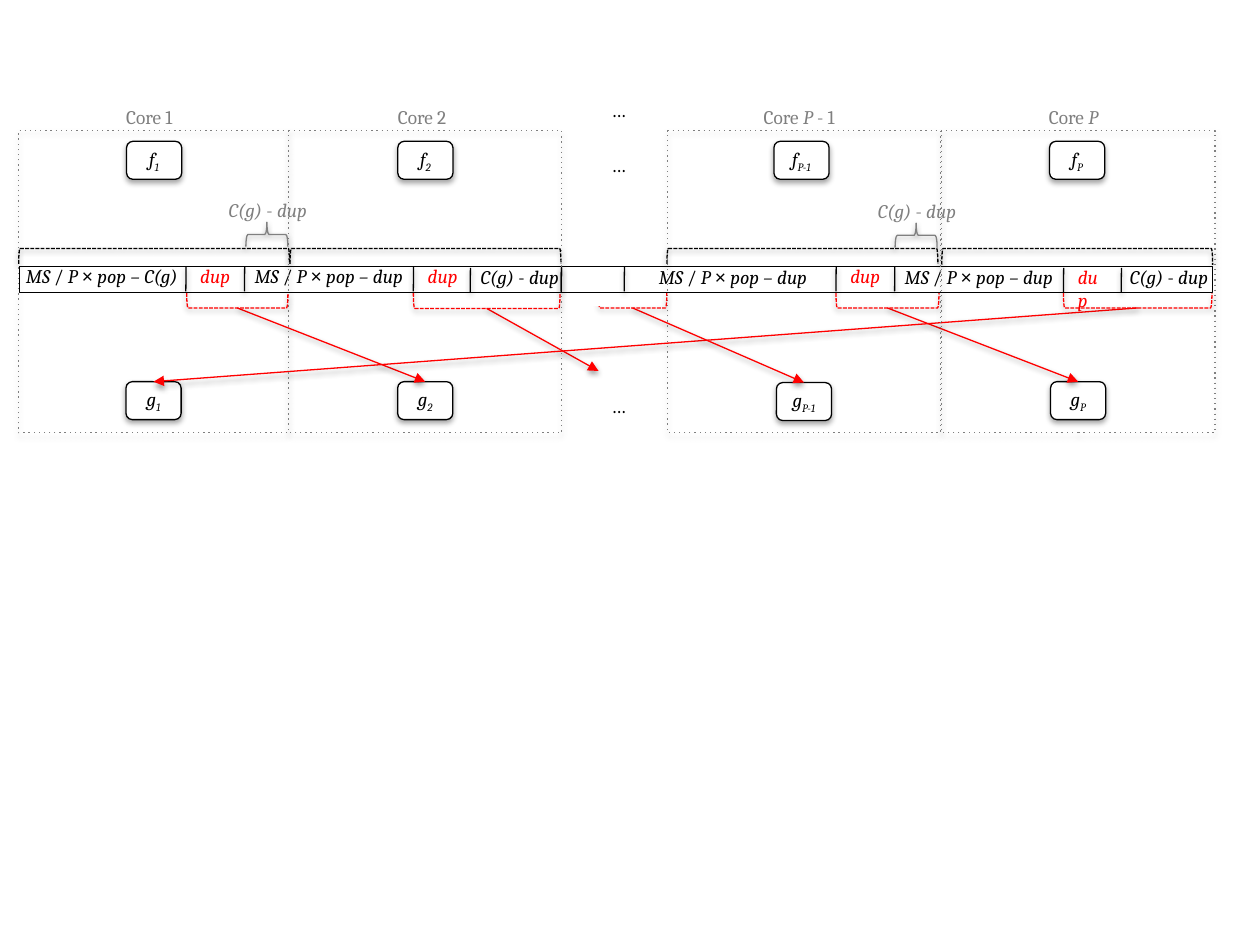
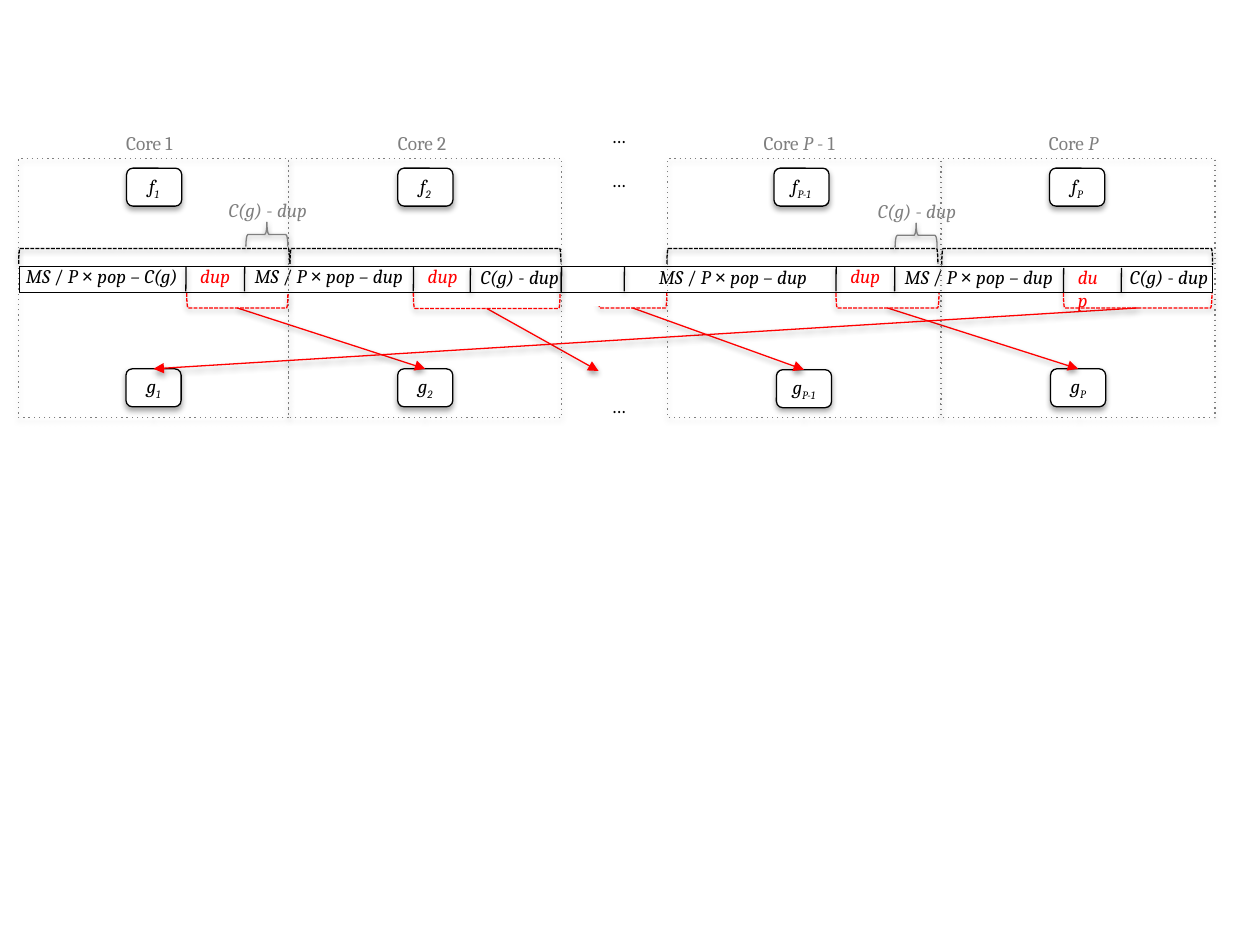
Before and after one commit to rrnewton/StreamIt, a slide deck: slide 7 of streams/docs/pldi-2011/figures/fission-versus.pptx. Drawn at 1260x945 pixels with LibreOffice and Linux fonts; fonts in the diff are those of the drawing. Boxes give left, top, right and bottom in pixels: in the first picture for what was removed or moved away, otherwise in the second. Text is boxed around its words. In the diff, an @@ line names an element or a change of style, - is before the commit and + after.

```diff
--- a/streams/docs/pldi-2011/figures/fission-versus.pptx
+++ b/streams/docs/pldi-2011/figures/fission-versus.pptx
@@ 5 texts, 4 rounded rectangles: place and size @@
-5 texts, 4 rounded rectangles at <box>126,92,1105,179</box>
+5 texts, 4 rounded rectangles at <box>126,118,1105,205</box>
@@ rectangle: place and size @@
-rectangle at <box>19,131,290,433</box>
+rectangle at <box>19,159,290,418</box>
@@ rectangle: place and size @@
-rectangle at <box>289,131,562,433</box>
+rectangle at <box>289,159,562,418</box>
@@ text "…": place and size @@
-text "…" at <box>596,147,641,184</box>
+text "…" at <box>596,163,641,199</box>
@@ rectangle: place and size @@
-rectangle at <box>668,131,941,433</box>
+rectangle at <box>668,159,941,418</box>
@@ rectangle: place and size @@
-rectangle at <box>941,131,1215,433</box>
+rectangle at <box>941,159,1215,418</box>
@@ arrow moved from (1138, 307) - (154, 382) to (1138, 307) - (154, 369) @@
@@ arrow moved from (237, 307) - (426, 382) to (237, 307) - (426, 369) @@
@@ arrow moved from (633, 307) - (804, 383) to (633, 307) - (804, 369) @@
@@ arrow moved from (887, 307) - (1079, 382) to (887, 307) - (1079, 369) @@
@@ 4 rounded rectangles: place and size @@
-4 rounded rectangles at <box>126,382,1106,421</box>
+4 rounded rectangles at <box>126,369,1106,407</box>
```
Also in this commit, not shown: 1 other slide changed, 20 other files.
